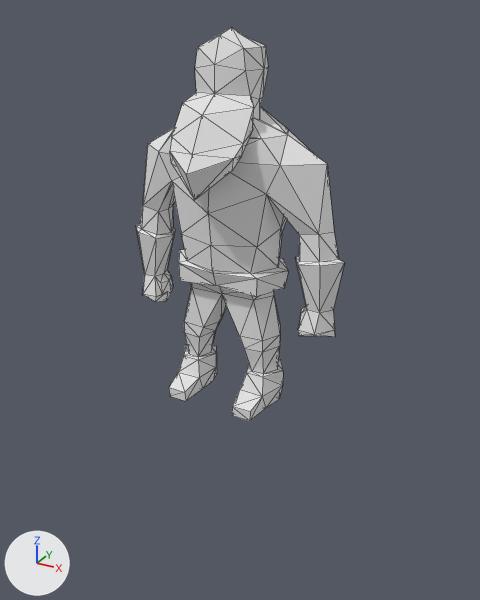
Renders of the Blender file Animations/WarriorSlash-Right.blend from each side of a commit.
Both versions are drawn from a camera (50 mm lens) standing at (7.44, -13.13, 9.12) and looking at (-0.06, 0.5, 2.3). Every picture has the same lights, and +X, +Y and +Z are marked at lower left. Mesh edges are drawn as thin lines.
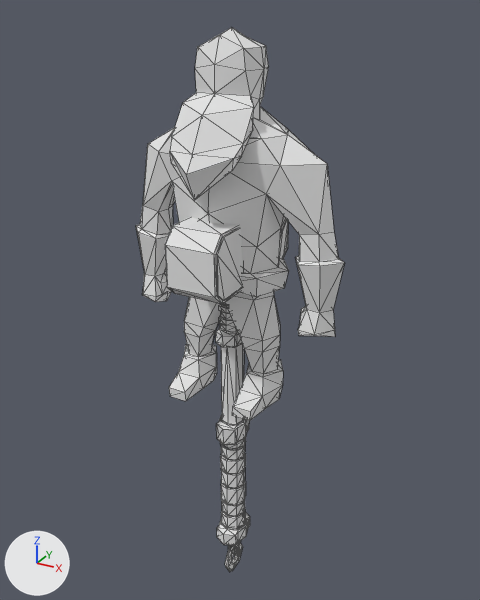
What differs and where, as boxes (x1, y1, x2, y2) in the pictures (480 x 600 px):
'RareStoneBreakerHammer', added
    after: (165, 217, 288, 572)

Edits to the bpy script that builds the scene:
```text
Add mat_default_021:
    mat_default_021 = diffuse_material('Default.021')
    mat_default_021.base_color = (0.8, 0.8, 0.8)  # white #e7e7e7
Add me_warhammers_08tri_lwo_011:
    me_warhammers_08tri_lwo_011.from_pydata(...)  # 766 vertices, 1500 faces; spans x -0.44..0.43, y -4.06..3.24, z -1.21..1.21
    me_warhammers_08tri_lwo_011.materials.append(mat_default_021)  # white #e7e7e7
Add ob_rarestonebreakerhammer:
    ob_rarestonebreakerhammer = bpy.data.objects.new('RareStoneBreakerHammer', me_warhammers_08tri_lwo_011)
    ob_rarestonebreakerhammer.location = (0.0, 0.0, 0.0)
    ob_rarestonebreakerhammer.rotation_euler = (1.571, 0.0, 0.0)  # degrees (90, 0, 0)
    ob_rarestonebreakerhammer.scale = (1.53, 1.53, 1.53)
    _m = ob_rarestonebreakerhammer.modifiers.new('Triangulate', 'TRIANGULATE')
```
